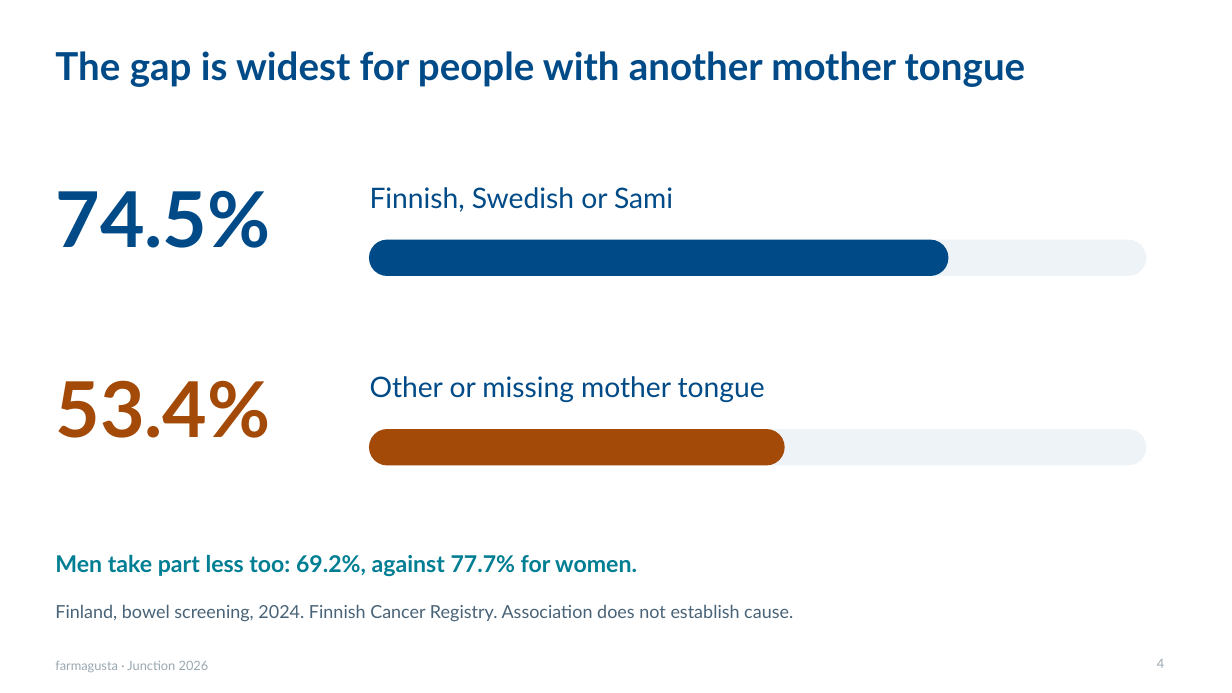
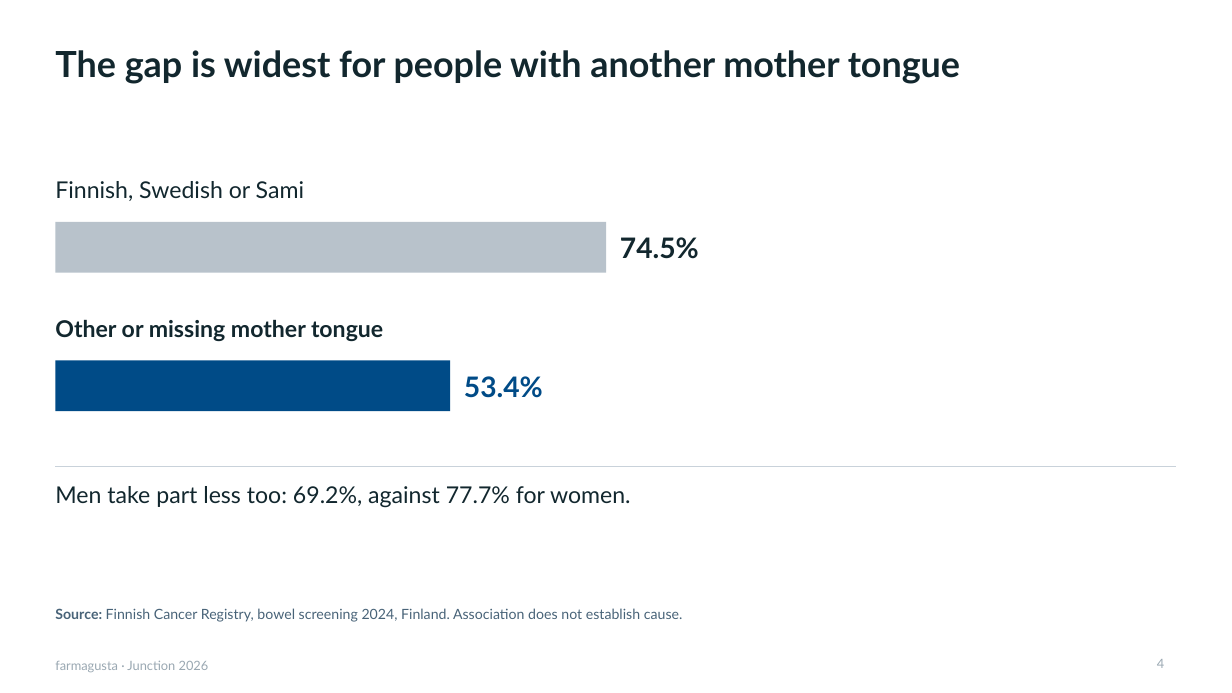
Before and after one commit to rromppanen/junction26, a slide deck: slide 4 of docs/pitch/farmagusta-screening-attendance.pptx. Drawn at 1232x693 pixels with LibreOffice and Linux fonts; fonts in the diff are those of the drawing. Boxes give left, top, right and bottom in pixels: in the first picture for what was removed or moved away, otherwise in the second. Text is boxed around its words. In the diff, an @@ line names an element or a change of style, - is before the commit and + after.

```diff
--- a/docs/pitch/farmagusta-screening-attendance.pptx
+++ b/docs/pitch/farmagusta-screening-attendance.pptx
@@ title "The gap is widest for ..." at box(55, 50, 960, 84): size 30 to 28 pt, text colour #004B87 to #12272E @@
@@ text "Finnish, Swedish or Sami": place and size @@
-text "Finnish, Swedish or Sami" at box(370, 187, 673, 212)
+text "Finnish, Swedish or Sami" at box(55, 181, 304, 201)
@@ text "Finnish, Swedish or Sami" at box(55, 181, 304, 201): size 22 to 18 pt, text colour #004B87 to #12272E @@
@@ rectangle added at box(55, 222, 606, 273), fill #B8C2CB @@
@@ text "74.5%": place and size @@
-text "74.5%" at box(55, 190, 270, 248)
+text "74.5%" at box(620, 237, 699, 259)
@@ text "74.5%" at box(620, 237, 699, 259): size 60 to 22 pt, text colour #004B87 to #12272E; vertical alignment top to middle @@
@@ rounded rectangle removed at box(370, 240, 1146, 275) @@
@@ rounded rectangle removed at box(370, 240, 948, 275) @@
@@ text "Other or missing mother tongue": place and size @@
-text "Other or missing mother tongue" at box(370, 376, 765, 402)
+text "Other or missing mother tongue" at box(55, 319, 383, 341)
@@ text "Other or missing mother tongue" at box(55, 319, 383, 341): size 22 to 18 pt, text colour #004B87 to #12272E, bold on @@
@@ rectangle added at box(55, 360, 450, 411), fill #004B87 @@
@@ text "53.4%": place and size @@
-text "53.4%" at box(55, 380, 270, 438)
+text "53.4%" at box(464, 376, 543, 398)
@@ text "53.4%" at box(464, 376, 543, 398): size 60 to 22 pt, text colour #A34A08 to #004B87; vertical alignment top to middle @@
@@ rounded rectangle removed at box(370, 430, 1146, 465) @@
@@ rounded rectangle removed at box(370, 430, 785, 465) @@
@@ line added from (55, 467) to (1177, 467), #C9D2DA 0.75 pt @@
@@ text "Men take part less too: ...": place and size @@
-text "Men take part less too: ..." at box(55, 554, 637, 576)
+text "Men take part less too: ..." at box(55, 486, 631, 508)
@@ text "Men take part less too: ..." at box(55, 486, 631, 508): text colour #007E93 to #12272E, bold off @@
@@ text at box(55, 608, 683, 622): text changed; size 14 to 11 pt @@
-Finland, bowel screening, 2024. Finnish Cancer Registry. Association does not establish cause.
+Source: Finnish Cancer Registry, bowel screening 2024, Finland. Association does not establish cause.
```
Also in this commit, not shown: 8 other slides changed.
